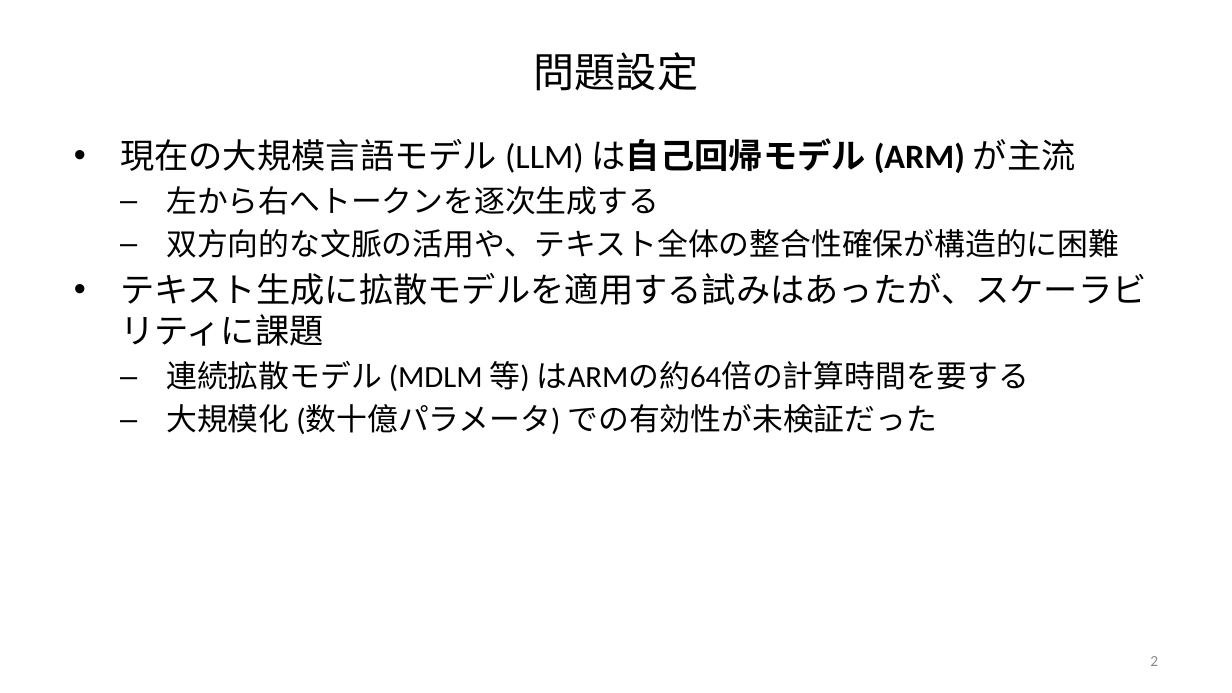
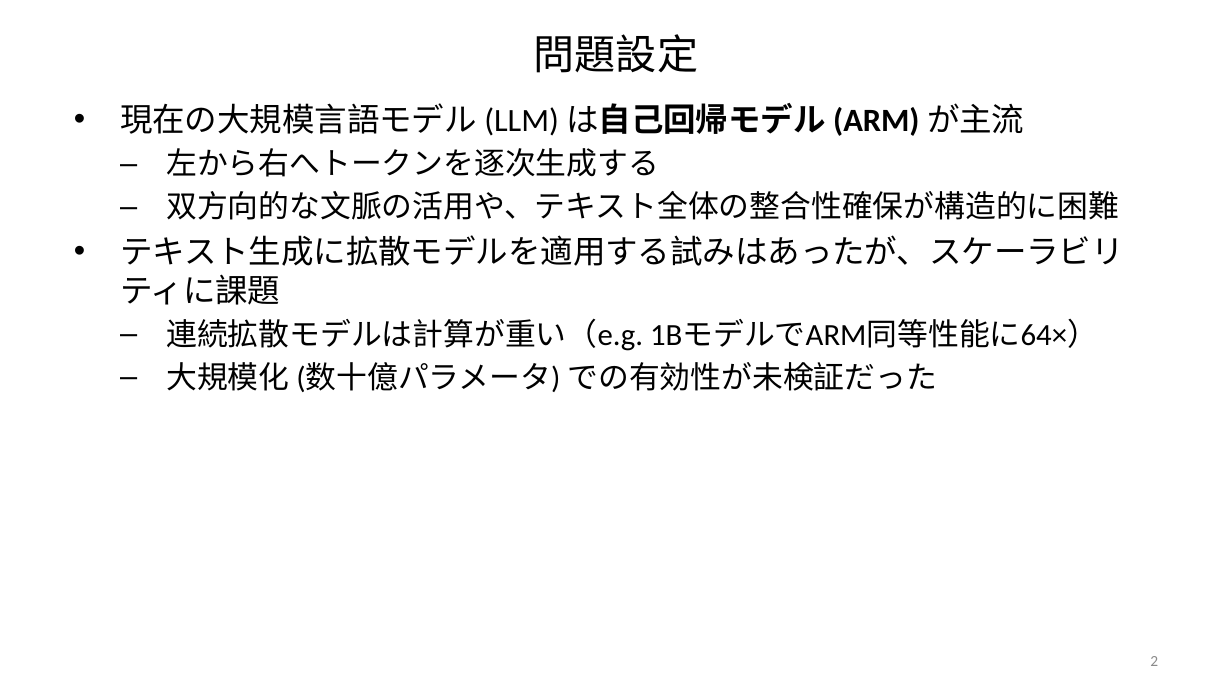
Before and after one commit to frinfo702/research-v1, a slide deck: slide 2 of presentation/decks/LLaDA/LLaDA_ja.pptx. Drawn at 1232x693 pixels with LibreOffice and Linux fonts; fonts in the diff are those of the drawing. Boxes give left, top, right and bottom in pixels: in the first picture for what was removed or moved away, otherwise in the second. Text is boxed around its words. In the diff, an @@ line names an element or a change of style, - is before the commit and + after.

```diff
--- a/presentation/decks/LLaDA/LLaDA_ja.pptx
+++ b/presentation/decks/LLaDA/LLaDA_ja.pptx
@@ title "問題設定": place and size @@
-title "問題設定" at [534,52,698,91]
+title "問題設定" at [534,34,698,73]
@@ text "現在の大規模言語モデル (LLM) は自己回帰モデル (ARM) が主流": place and size @@
-text "現在の大規模言語モデル (LLM) は自己回帰モデル (ARM) が主流" at [120,138,1147,434]
+text "現在の大規模言語モデル (LLM) は自己回帰モデル (ARM) が主流" at [120,103,1124,392]
@@ text at [120,103,1124,305]: size 20 to 19 pt in "現在の大規模言語モデル (LLM) は自己回帰モデル (ARM) が主流", "テキスト生成に拡散モデルを適用する試みはあったが、スケーラビリティに課題" @@
@@ text at [166,318,1098,351]: text changed @@
-  – 連続拡散モデル (MDLM 等) はARMの約64倍の計算時間を要する
+  – 連続拡散モデルは計算が重い（e.g. 1BモデルでARM同等性能に64×）
```
Also in this commit, not shown: 14 other slides changed, 6 other files.
